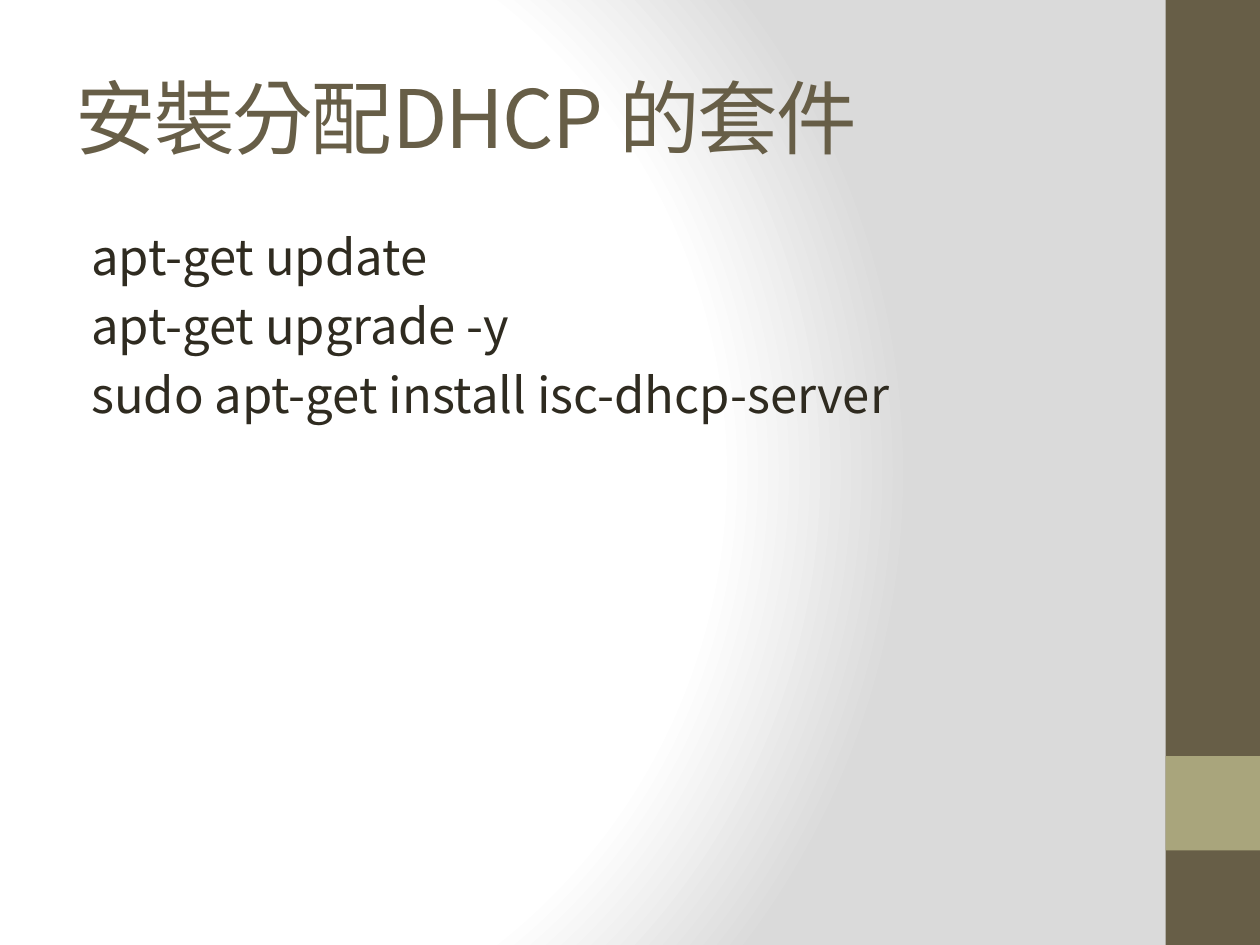
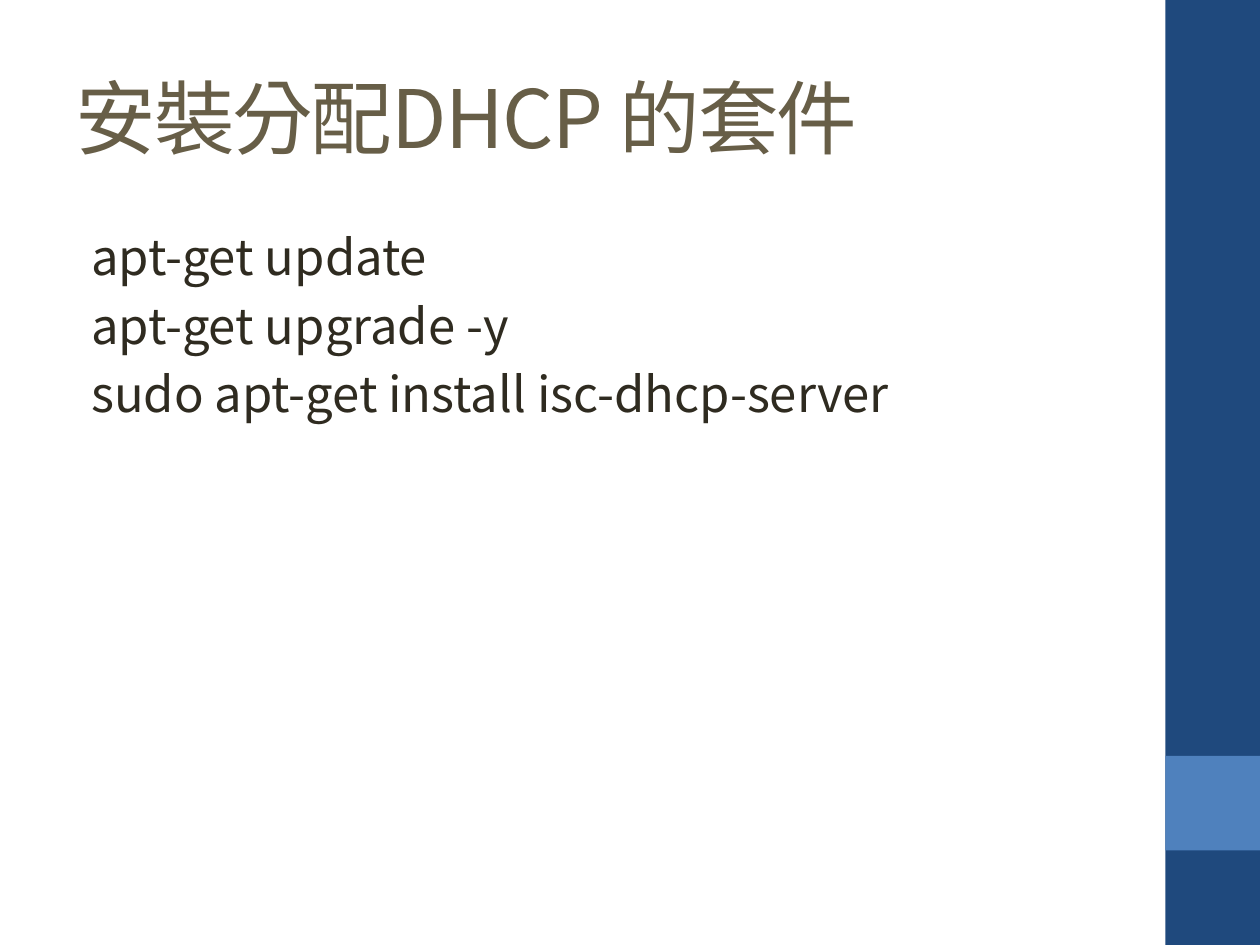
Before and after one commit to krnick/AP_MODE, a slide deck: slide 14 of 設定wifi ap_repeater.pptx. Drawn at 1260x945 pixels with LibreOffice and Linux fonts; fonts in the diff are those of the drawing. Boxes give left, top, right and bottom in pixels: in the first picture for what was removed or moved away, otherwise in the second. Text is boxed around its words. In the diff, an @@ line names an element or a change of style, - is before the commit and + after.

```diff
--- a/設定wifi ap_repeater.pptx
+++ b/設定wifi ap_repeater.pptx
@@ background gradient #FFFFFF to #DADADA to #FFFFFF @@
@@ rectangle at bbox=[1166, 0, 1260, 945]: fill #675E47 to #1F497D @@
@@ text "apt-get update" at bbox=[91, 236, 889, 425]: indent changed @@
@@ rectangle at bbox=[1166, 756, 1260, 850]: fill #A9A57C to #4F81BD @@
```
Also in this commit, not shown: 17 other slides changed.
